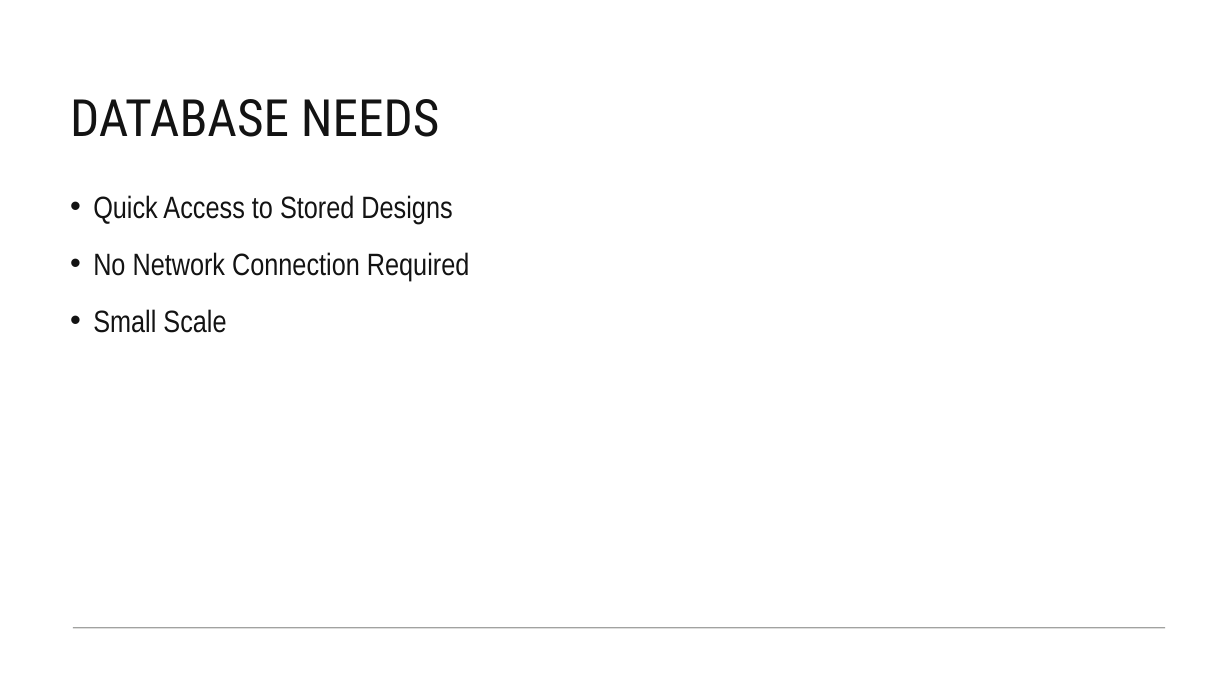
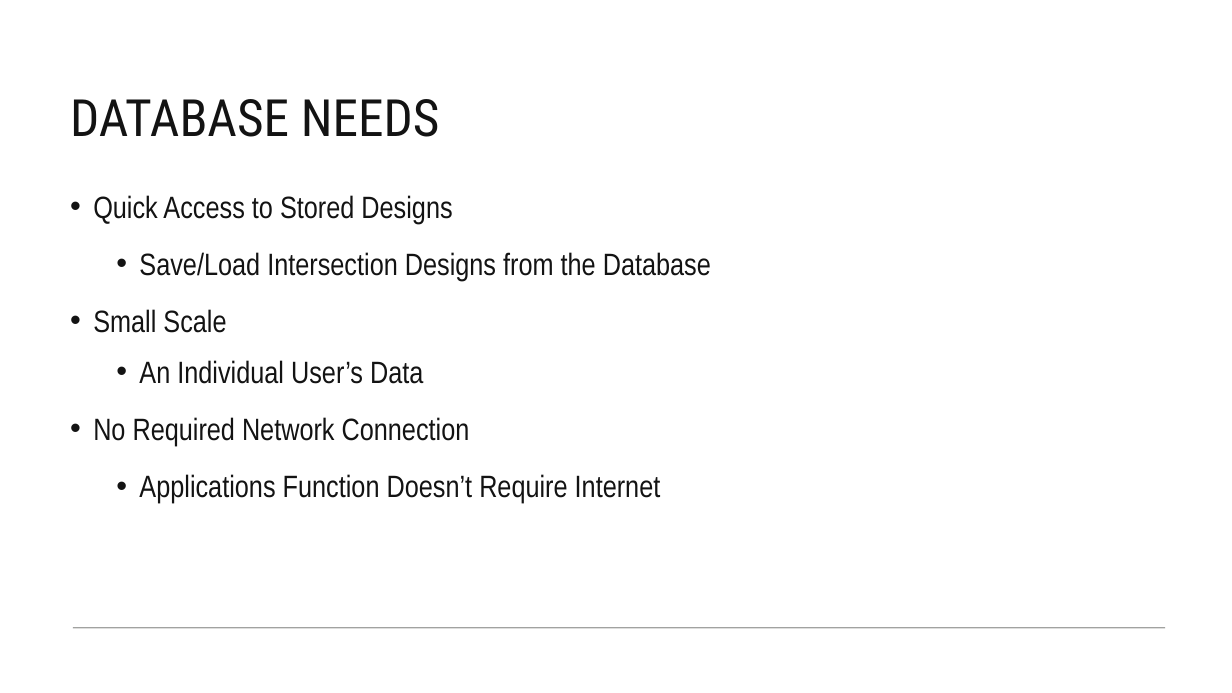
Before and after one commit to Team-Gala-JP/Team-Gala-JP, a slide deck: slide 8 of Team Gala Tech Stack.pptx. Drawn at 1232x693 pixels with LibreOffice and Linux fonts; fonts in the diff are those of the drawing. Boxes give left, top, right and bottom in pixels: in the first picture for what was removed or moved away, otherwise in the second. Text is boxed around its words. In the diff, an @@ line names an element or a change of style, - is before the commit and + after.

Commit message:
Completed the final database oriented slide

```diff
--- a/Team Gala Tech Stack.pptx
+++ b/Team Gala Tech Stack.pptx
@@ text at [139,252,711,281]: text changed @@
-• No Network Connection Required
+  • Save/Load Intersection Designs from the Database
@@ text at [93,360,661,503]: paragraphs added @@
+  • An Individual User’s Data
+• No Required Network Connection
+  • Applications Function Doesn’t Require Internet
```
